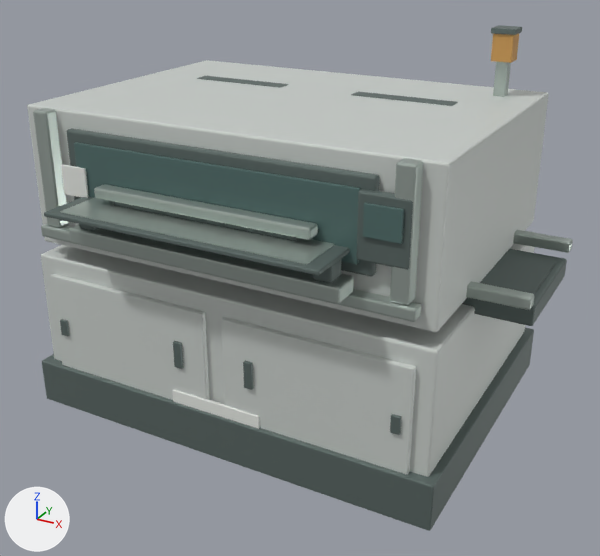
Two versions of the glTF model public/models/printer.glb, one commit apart.
Rendered twice from a camera (50 mm lens) standing at (2.35, -4.22, 2.87) and looking at (0.14, -0.21, 0.86). Every picture has the same lights, and +X, +Y and +Z are marked at lower left. The older version comes first. Where no turn or scale is listed for an object, it has been applied to the vertices. Vertices at exactly the same position are counted once.

Names of what the first picture shows: 'Base plinth', 'Board clamp.001', 'Front safety glazing', 'Front window frame', 'Lower cabinet', 'Printer worktable', 'Service door L', 'Service door R', 'Squeegee carriage', 'Stencil frame', 'Stencil sheet', 'Upper aluminium sill', 'Upper housing' and 21 more.
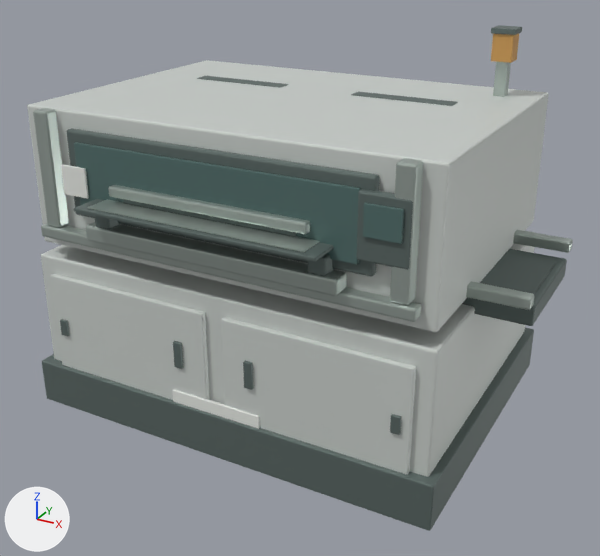
Where the change shows, as pixel boxes [x1, y1, x2, y2] in the pictures (600 x 556 px):
```json
{"object": "Printer worktable", "change": "moved, rescaled", "before": [69, 224, 354, 304], "after": [86, 222, 347, 296], "on screen": "8% narrower, 7% shorter"}
{"object": "Stencil sheet", "change": "moved, rescaled", "before": [60, 198, 334, 264], "after": [88, 199, 319, 252], "on screen": "16% narrower, 19% shorter"}
{"object": "Stencil frame", "change": "moved, rescaled", "before": [44, 197, 350, 276], "after": [74, 199, 333, 262], "on screen": "15% narrower, 20% shorter"}
{"object": "Squeegee carriage", "change": "moved, rescaled", "before": [94, 184, 318, 240], "after": [108, 185, 310, 234], "on screen": "10% narrower, 12% shorter"}
{"object": "Board clamp.001", "change": "moved", "before": [313, 259, 341, 283], "after": [308, 254, 333, 276]}
```

The change, as JSON lines over the scene's bpy script:
```json
{"block": "me_cube_061", "where": "# used by ob_printer_worktable; location = (0.0, -1.0, 1.25)"}
{"op": "remove", "block": "me_cube_061", "code": "me_cube_061.from_pydata(...)  # 56 vertices, 108 faces; spans x -0.82..0.82, y -0.09..0.09, z -0.05..0.05"}
{"op": "add", "block": "me_cube_061", "code": "me_cube_061.from_pydata(...)  # 56 vertices, 108 faces; spans x -0.77..0.77, y -0.06..0.06, z -0.05..0.05"}
{"block": "me_cube_061", "change": "me_cube_061 part 1: the whole mesh is scaled about its middle by (0.939, 0.681, 1)"}
{"block": "me_cube_064", "where": "# used by ob_squeegee_carriage; location = (0.0, -1.0, 1.51)"}
{"op": "remove", "block": "me_cube_064", "code": "me_cube_064.from_pydata(...)  # 56 vertices, 108 faces; spans x -0.65..0.65, y -0.045..0.045, z -0.03..0.03"}
{"op": "add", "block": "me_cube_064", "code": "me_cube_064.from_pydata(...)  # 56 vertices, 108 faces; spans x -0.6..0.6, y -0.04..0.04, z -0.03..0.03"}
{"block": "me_cube_064", "change": "me_cube_064 part 2: the whole mesh is scaled about its middle by (0.922, 0.871, 1)"}
{"block": "me_cube_062", "where": "# used by ob_stencil_frame; location = (0.0, -1.0, 1.43)"}
{"op": "remove", "block": "me_cube_062", "code": "me_cube_062.from_pydata(...)  # 56 vertices, 108 faces; spans x -0.81..0.81, y -0.26..0.26, z -0.01..0.01"}
{"op": "add", "block": "me_cube_062", "code": "me_cube_062.from_pydata(...)  # 56 vertices, 108 faces; spans x -0.73..0.73, y -0.18..0.18, z -0.01..0.01"}
{"block": "me_cube_062", "change": "me_cube_062 part 3: the whole mesh is scaled about its middle by (0.896, 0.693, 0.849)"}
{"block": "me_cube_063", "where": "# used by ob_stencil_sheet; location = (0.0, -1.0, 1.445)"}
{"op": "remove", "block": "me_cube_063", "code": "me_cube_063.from_pydata(...)  # 56 vertices, 108 faces; spans x -0.73..0.73, y -0.22..0.22, z -0.003..0.003"}
{"op": "add", "block": "me_cube_063", "code": "me_cube_063.from_pydata(...)  # 56 vertices, 108 faces; spans x -0.65..0.65, y -0.15..0.15, z -0.003..0.003"}
{"block": "me_cube_063", "change": "me_cube_063 part 4: the whole mesh is scaled about its middle by (0.89, 0.681, 1)"}
{"op": "set", "path": "ob_printer_worktable.location", "old": "(0.0, -1.0, 1.25)", "new": "(0.0, -0.95, 1.25)"}
{"op": "set", "path": "ob_board_clamp_001.location", "old": "(0.72, -1.0, 1.34)", "new": "(0.66, -0.95, 1.34)"}
{"op": "set", "path": "ob_squeegee_carriage.location", "old": "(0.0, -1.0, 1.51)", "new": "(0.0, -0.95, 1.51)"}
{"op": "set", "path": "ob_stencil_frame.location", "old": "(0.0, -1.0, 1.43)", "new": "(0.0, -0.95, 1.43)"}
{"op": "set", "path": "ob_stencil_sheet.location", "old": "(0.0, -1.0, 1.445)", "new": "(0.0, -0.95, 1.445)"}
```
